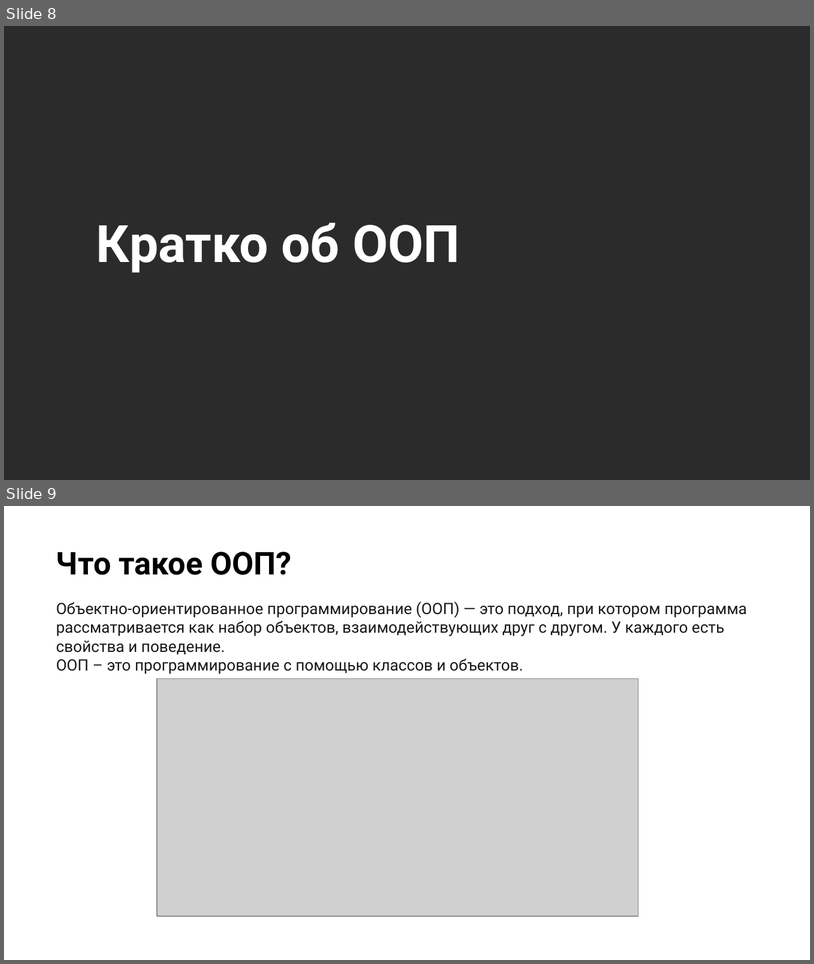
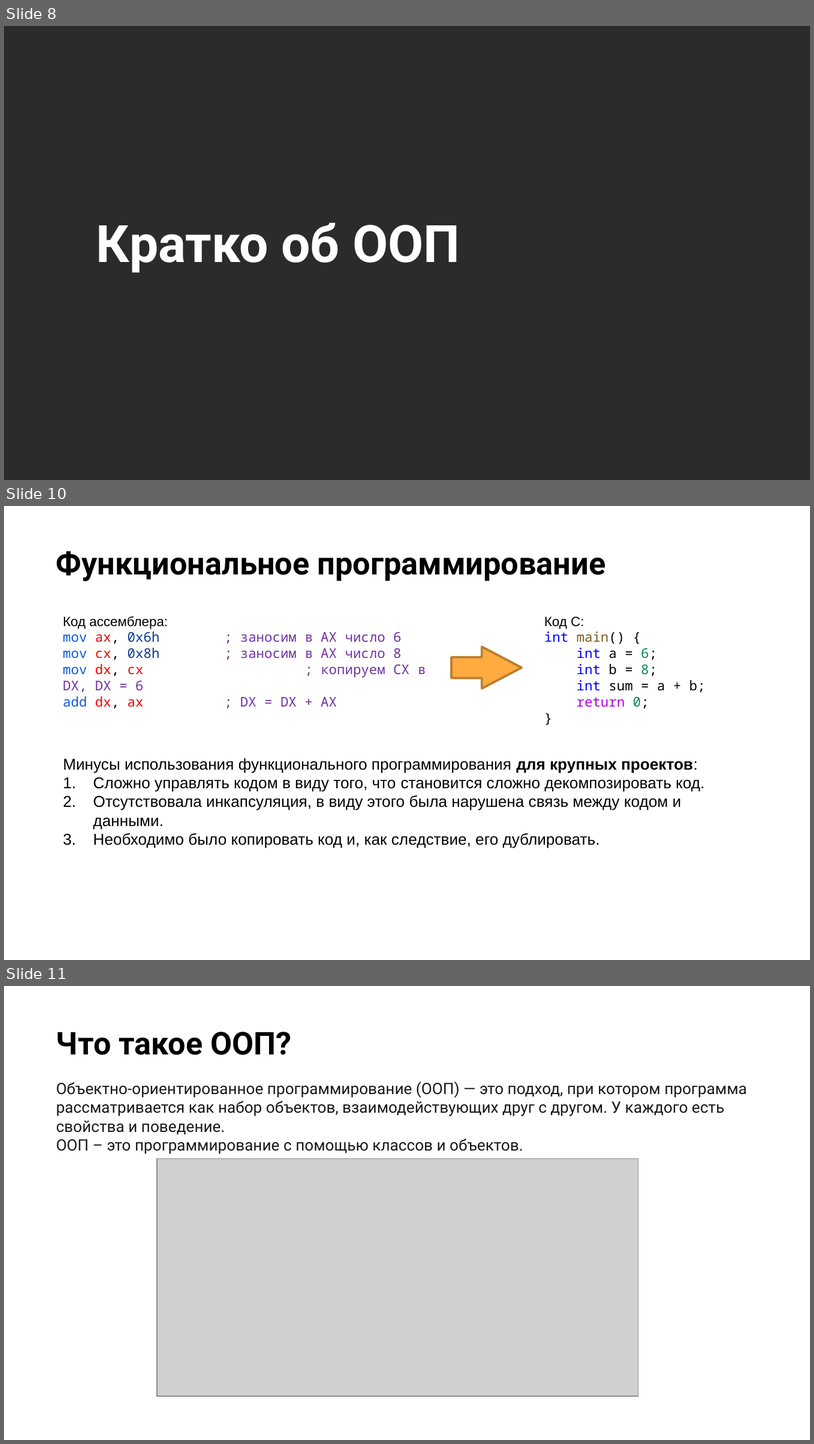
Before and after one commit to NilovPavel/OOP, a slide deck: ООПp.1.pptx. Shown one above the other, each under a label of ours: slides 8 and 9 before the commit, slides 8, 10 and 11 after it; the slides between them are not shown. The pictures are 814x964 and 814x1444 pixels, drawn with LibreOffice and Linux fonts; fonts in the diff are those of the drawing; grey boxes stand for pictures; background and template pictures are left out; a plain dark background stands for a picture behind light text. Boxes give left, top, right and bottom in pixels: in the first picture for what was removed or moved away, otherwise in the second. Text is boxed around its words. In the diff, an @@ line names an element or a change of style, - is before the commit and + after.

```diff
--- a/ООПp.1.pptx
+++ b/ООПp.1.pptx
@@ slide 10 added at bbox=[4, 506, 810, 960], background picture (left out) @@
@@ title added at bbox=[56, 551, 606, 581], 28 pt, text #000000, bold @@
+Функциональное программирование
@@ text added at bbox=[63, 616, 426, 706], 12 pt, text #7030A0 @@
+Код ассемблера:
+mov ax, 0x6h ; заносим в АX число 6
+mov cx, 0x8h ; заносим в АX число 8
+mov dx, cx ; копируем CX в DX, DX = 6
+add dx, ax ; DX = DX + AX
@@ text added at bbox=[545, 616, 706, 708], 12 pt, text #000000 @@
+Код C:
+int main() {
+int a = 6;
+int b = 8;
+int sum = a + b;
+return 0;
+}
@@ right arrow added at bbox=[452, 646, 522, 688], fill #FFAB40, outline #BD7F2F 2 pt @@
@@ text added at bbox=[63, 758, 705, 848], 14 pt, text #000000 @@
+Минусы использования функционального программирования для крупных проектов:
+1. Сложно управлять кодом в виду того, что становится сложно декомпозировать код.
+2. Отсутствовала инкапсуляция, в виду этого была нарушена связь между кодом и данными.
+3. Необходимо было копировать код и, как следствие, его дублировать.
@@ what was slide 9 is now slide 11 @@
```
Also in this commit, not shown: 4 slides changed, 1 other slide added, 8 other files.
